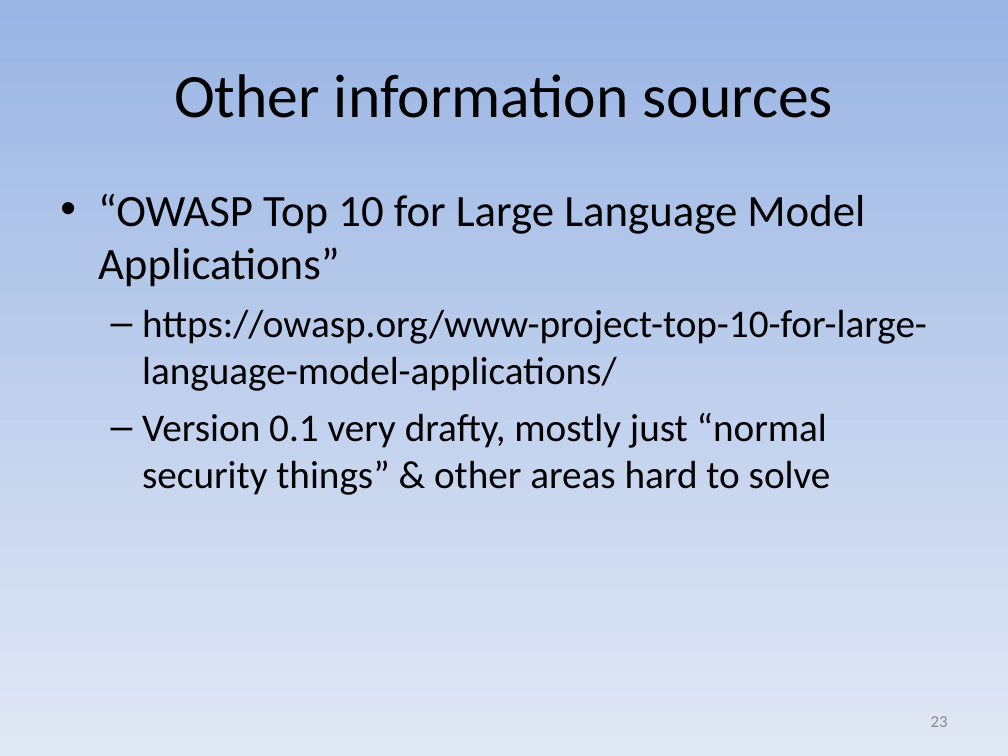
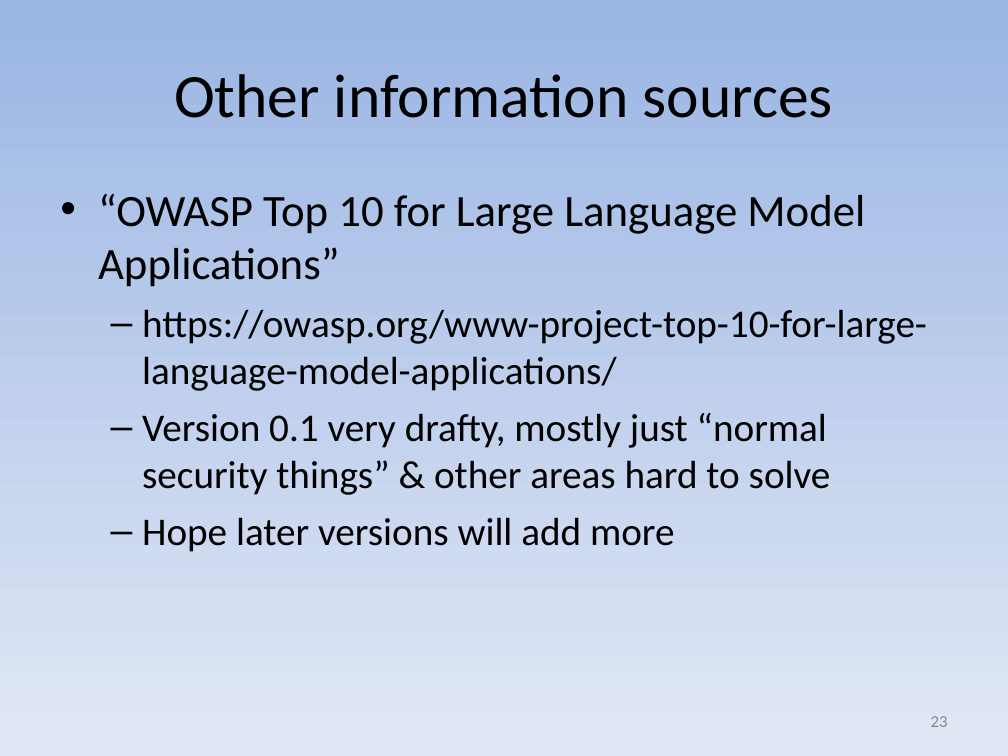
Before and after one commit to david-a-wheeler/david-a-wheeler.github.io, a slide deck: slide 23 of secure-class/presentations/Secure-Software-10-Misc.ppt. Drawn at 1008x756 pixels with LibreOffice and Linux fonts; fonts in the diff are those of the drawing. Boxes give left, top, right and bottom in pixels: in the first picture for what was removed or moved away, otherwise in the second. Text is boxed around its words. In the diff, an @@ line names an element or a change of style, - is before the commit and + after.

```diff
--- a/secure-class/presentations/Secure-Software-10-Misc.ppt
+++ b/secure-class/presentations/Secure-Software-10-Misc.ppt
@@ text at (142,517,675,552): paragraph added @@
+  – Hope later versions will add more
```
Also in this commit, not shown: 2 other slides changed.
